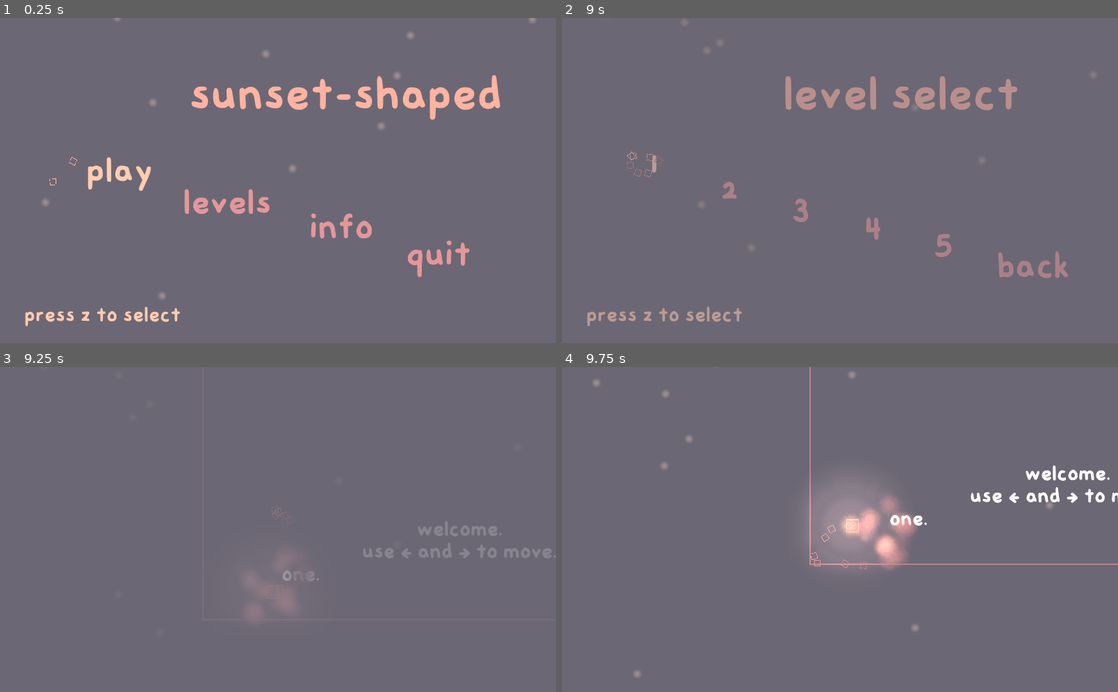
Above: before the commit, frames 1-4 (two rows, left to right).
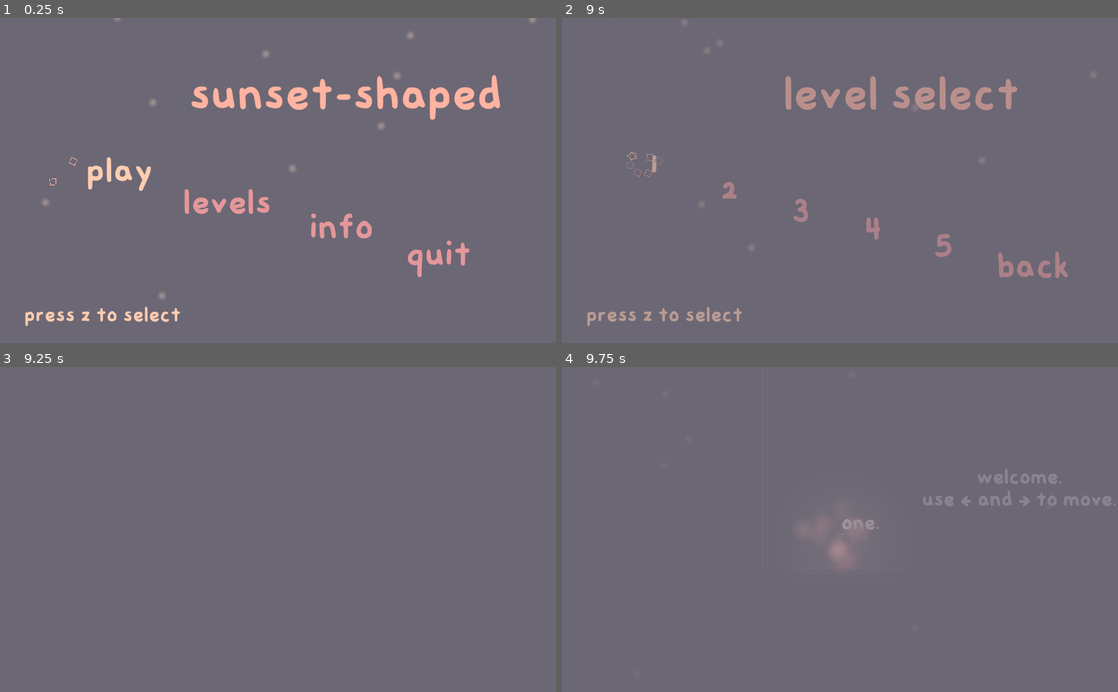
Above: after the commit, the same moments.

Repository: sunset-shaped/sunset-shaped
Game: Godot game, scene res://base.tscn
Two runs of this game, one before a commit and one after it. Both use one fixed random seed, a clock stepped at 60 frames per second and the inputs below.
Inputs:
- Up to frame 1 (0.25 s): no input
- Up to frame 2 (9 s): click "play" at 0.5 s; click "play" at 1.25 s; click "levels" at 2 s; click "info" at 2.75 s; tap Z (jump) at 3.5, 3.77, 8.75 s; hold Right (right) 3.53-4.25 s; hold E (test, bound only after the commit) 3.53-4.25 s; click "1" at 4.25 s; click "2" at 5 s; click "3" at 5.75 s; click "4" at 6.5 s; click "5" at 7.25 s; click "back" at 8 s; hold Left (left) from 8.78 s (still down); tap E (test, bound only after the commit) at 8.85 s
- Up to frame 3 (9.25 s): keep holding Left (left); tap Z (jump) at 9.02 s
- Up to frame 4 (9.75 s): tap Z (jump) at 9.5 s; release Left (left) at 9.53 s; hold Right (right) from 9.53 s (still down); hold E (test, bound only after the commit) from 9.53 s (still down)

Frames 1-2 are identical in both runs. In frame 3, 1.3% of the frame differs, in the area x 44-100%, y 42-78%; in frame 4, 4.3%, in the area x 5-100%, y 0-96%.

Commit message:
fixed 0s bug, end screen title bug, timer bug

Diff:
--- a/base.gd
+++ b/base.gd
@@ -11,6 +11,8 @@
 var leveltime = [0.0, 0.0, 0.0, 0.0, 0.0]
 
 signal start_respawn(id)
+signal scene_changed
+signal respawn_done
 
 onready var anim = $anim
 onready var music_anim = $music_anim
@@ -37,12 +39,16 @@
 	deaths = 0
 	respawn = 1
 	level = 1
+	leveltime = [0.0, 0.0, 0.0, 0.0, 0.0]
 	change_scene("res://levels/1.tscn", false)
+	yield(self, "scene_changed")
+	state = "play"
 	anim.play_backwards("fade")
 	yield(anim, "animation_finished")
-	state = "play"
+
 
 func _resetlevel():
+	state = "pause"
 	anim.play("fade")
 	yield(anim, "animation_finished")
 	menu._hideall()
@@ -61,15 +67,20 @@
 	if play:
 		anim.play("fade")
 		deaths += 1
+
 	state = "pause"
 	player.state = "idle"
+
 	if play:
 		yield(anim, "animation_finished")
 	propagate_call("check_respawn", [respawn])
 	if play:
 		anim.play_backwards("fade")
 		yield(anim, "animation_finished")
-	state = "play"
+		state = "play"
+	yield(get_tree().create_timer(0.1), "timeout")
+
+	emit_signal("respawn_done")
 
 func next_level():
 	if state == "play":
@@ -90,6 +101,7 @@
 	var newroom = load(path).instance()
 	call_deferred("add_child", newroom)
 	newroom.call_deferred("on_scene_change")
+
 	yield(newroom, "change_done")
 
 	yield(get_tree().create_timer(0.4), "timeout")
@@ -99,10 +111,11 @@
 		anim.play_backwards("fade")
 		yield(anim, "animation_finished")
 
+	print("a1")
+	emit_signal("scene_changed")
+
 func _end():
 	state = "pause"
-	leveltime[level-1] = timer
-
 	anim.play("fade")
 	yield(anim, "animation_finished")
 	end.visible = true
@@ -110,6 +123,7 @@
 	menu.end_text()
 	end.get_node("back").grab_focus()
 	#change_scene("res://levels/1.tscn", false)
+
 	anim.play_backwards("fade")
 	yield(anim, "animation_finished")
 	level = 1
@@ -128,9 +142,12 @@
 	respawn = 1
 	level = int(num)
 	change_scene("res://levels/"+ str(num) + ".tscn", false)
+	yield(self, "scene_changed")
+
+	state = "play"
 	anim.play_backwards("fade")
 	yield(anim, "animation_finished")
-	state = "play"
+
 
 
 func _input(event):
--- a/level stuff/goal.gd
+++ b/level stuff/goal.gd
@@ -19,8 +19,15 @@
 
 
 func _on_goal_body_entered(body):
-	if body.is_in_group("player"):
+	if body.is_in_group("player") && base.state == "play":
 		if final || base.mode == "level":
 			base._end()
 			return
 		base.next_level()
+
+func _input(event):
+	if event.is_action_pressed("test"):
+		if final:
+			base._end()
+			return
+		base.next_level()
--- a/levels/level.gd
+++ b/levels/level.gd
@@ -14,6 +14,7 @@
 func on_scene_change():
 	base._on_respawn_set(1)
 	base.on_respawn(false)
+	yield(base, "respawn_done")
 	emit_signal("change_done")
 
 
--- a/menu/menu.gd
+++ b/menu/menu.gd
@@ -27,6 +27,9 @@
 	gamereset.visible = false
 
 func end_text():
+
+	print(base.timer)
+	print(base.leveltime[0] + base.leveltime[1] + base.leveltime[2] + base.leveltime[3] + base.leveltime[4])
 	var taken = make_time(base.timer)
 
 	var deaths = base.deaths
@@ -39,7 +42,9 @@
 [color=#FFB4A2]stay safe.[/color]""" % [taken, str(deaths)]
 
 	if base.mode == "level":
-		end.get_node("title").bbcode_text = "[center]level " + str(base.level)
+		end.get_node("title").bbcode_text = "[center]level " + str(base.level) + "."
+	else:
+		end.get_node("title").bbcode_text = "the end."
 
 	var leveltimings = []
 	var count:float = 0
@@ -70,6 +75,7 @@
 
 
 func _on_play_pressed():
+
 	click.play()
 	base._play()
 
--- a/project.godot
+++ b/project.godot
@@ -56,6 +56,11 @@
 "events": [ Object(InputEventKey,"resource_local_to_scene":false,"resource_name":"","device":0,"alt":false,"shift":false,"control":false,"meta":false,"command":false,"pressed":false,"scancode":16777217,"unicode":0,"echo":false,"script":null)
  ]
 }
+test={
+"deadzone": 0.5,
+"events": [ Object(InputEventKey,"resource_local_to_scene":false,"resource_name":"","device":0,"alt":false,"shift":false,"control":false,"meta":false,"command":false,"pressed":false,"scancode":69,"unicode":0,"echo":false,"script":null)
+ ]
+}
 
 [layer_names]
 
